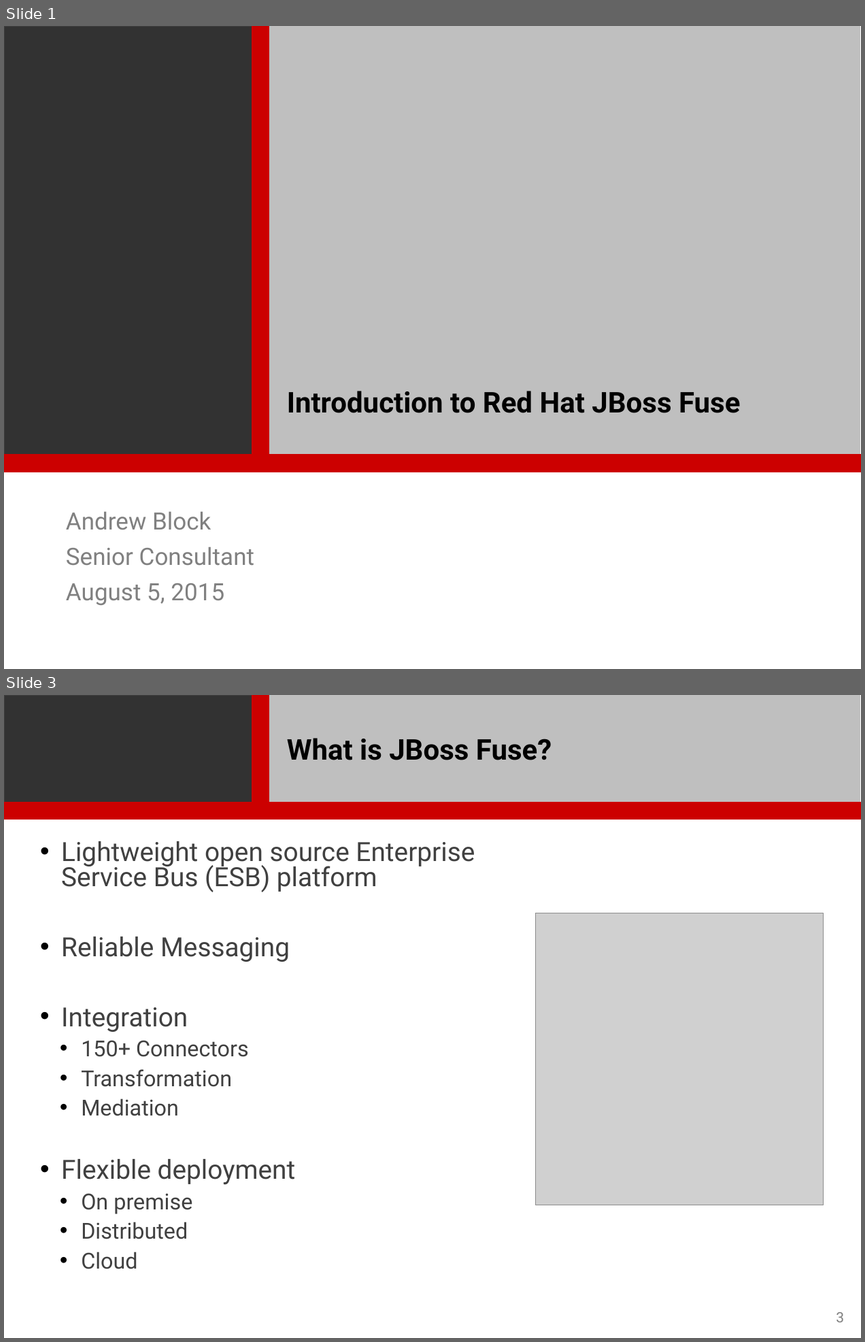
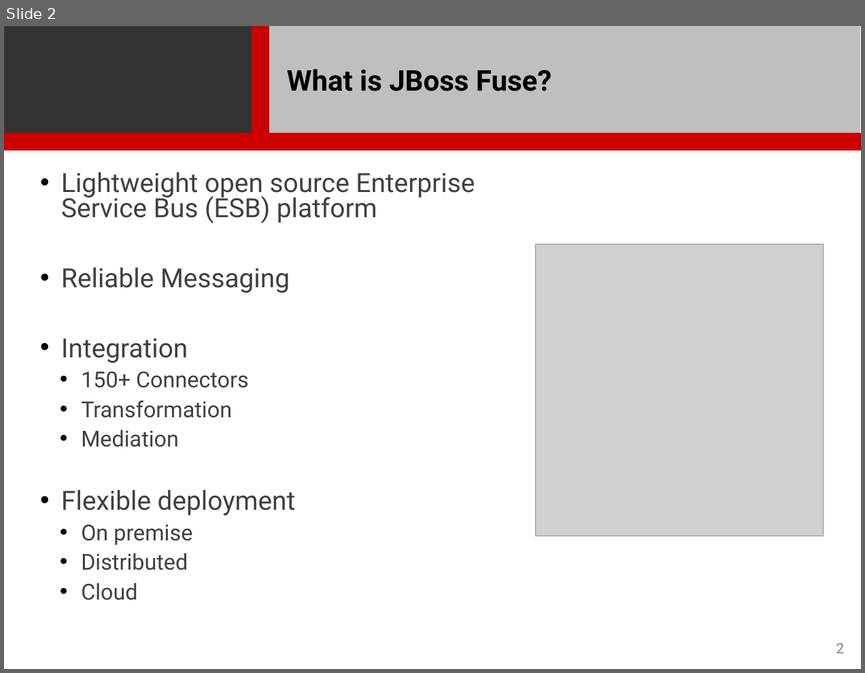
Before and after one commit to seansackowitz/associate-consultant-enablement-lab, a slide deck: presentations/Fuse/Fuse.pptx. Shown one above the other, each under a label of ours: slides 1 and 3 before the commit, slide 2 after it; the slides between them are not shown. The pictures are 865x1342 and 865x673 pixels, drawn with LibreOffice and Linux fonts; fonts in the diff are those of the drawing; grey boxes stand for pictures; background and template pictures are left out. Boxes give left, top, right and bottom in pixels: in the first picture for what was removed or moved away, otherwise in the second. Text is boxed around its words. In the diff, an @@ line names an element or a change of style, - is before the commit and + after.

Commit message:
Updated Fuse powerpoint for June 2016 bootcamp

```diff
--- a/presentations/Fuse/Fuse.pptx
+++ b/presentations/Fuse/Fuse.pptx
@@ slide 1 removed at <box>4,26,861,669</box>, background #FFFFFF @@
@@ rectangle removed at <box>4,26,252,454</box> @@
@@ rectangle removed at <box>252,26,270,454</box> @@
@@ rectangle removed at <box>269,26,860,454</box> @@
@@ title removed at <box>287,390,740,413</box> @@
-Introduction to Red Hat JBoss Fuse
@@ rectangle removed at <box>4,454,861,471</box> @@
@@ subtitle removed at <box>66,512,254,605</box> @@
-Andrew Block
-Senior Consultant
-August 5, 2015
@@ what was slide 3 is now slide 2 @@
@@ page number at <box>836,643,844,653</box>: text changed @@
-3
+2
```
Also in this commit, not shown: 8 slides changed, 2 slides added.
